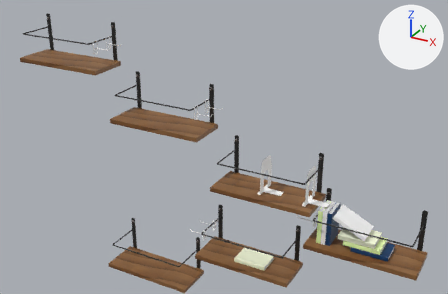
The FBX model resources/stage3/stage1_3.fbx: old version first, new version second.
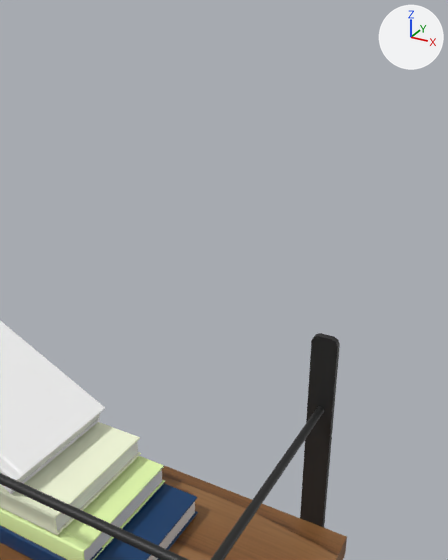
Old and new are each drawn whole from a 50 mm lens placed at (12.95, -21.13, 14.24), pointed at (0.87, 0.83, 3.26) and again close up from a 50 mm lens placed at (10.92, -2.93, 4.59), pointed at (8.9, 0.76, 2.74). Every picture has the same lights, and +X, +Y and +Z are marked at upper right. Where no turn or scale is listed for an object, it has been applied to the vertices. Vertices at the same position are counted once.

In view in the first close-up: 'stage1_3'.
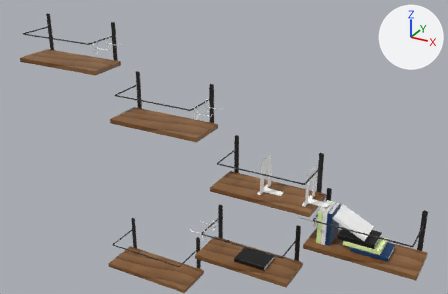
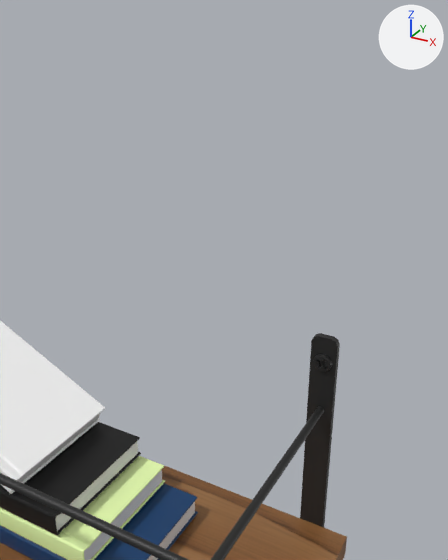
Location of each change, [x1, y1, x2, y2] in pixels of the close-ups (448 x 560 px):
```json
{"object": "stage1_3", "change": "surface changed, reshaped", "before": [0, 321, 347, 560], "after": [0, 321, 347, 560], "on screen": "white to black"}
{"part": 1, "of": "me_mesh", "change": "surface changed", "before": [0, 411, 164, 539], "after": [0, 411, 164, 539]}
{"part": 2, "of": "me_mesh", "change": "recoloured", "before": [0, 422, 141, 535], "after": [0, 422, 141, 535], "on screen": "white to black"}
```

The change, as JSON lines over the scene's bpy script:
```json
{"op": "set", "path": "mat_book.texture", "old": "img_book1_png", "new": "img_book_png", "note": "with its transparency"}
{"block": "me_mesh", "where": "# used by ob_stage1_3; location = (0.444, 0.026, 2.129)"}
{"op": "remove", "block": "me_mesh", "code": "me_mesh.from_pydata(...)  # 18553 vertices, 20008 faces; spans x -9.5..9.5, y -0.9..0.9, z -6.0..6.0"}
{"op": "add", "block": "me_mesh", "code": "me_mesh.from_pydata(...)  # 18707 vertices, 20312 faces; spans x -9.5..9.5, y -0.9..0.9, z -6.0..6.0"}
{"block": "me_mesh", "change": "me_mesh part 1: 3372 kept faces spanning x -5.3..8.3, y -0.7..0.5, z -3.6..5.1 get new texture (UV) coordinates"}
{"block": "me_mesh", "change": "me_mesh part 2: 1180 faces spanning x 1.7..7.8, y -0.6..0.5, z -3.6..-0.9 switch from mat_book2 (picture img_book3_png) to mat_book (picture img_book_png)"}
{"op": "remove", "block": "me_mesh", "code": "me_mesh.materials.append(mat_negi)  # picture img_negi_png"}
{"op": "remove", "block": "me_mesh", "code": "me_mesh.materials.append(mat_book1)  # picture img_book2_png"}
{"op": "remove", "block": "me_mesh", "code": "me_mesh.materials.append(mat_book9)  # picture img_book_png"}
```
